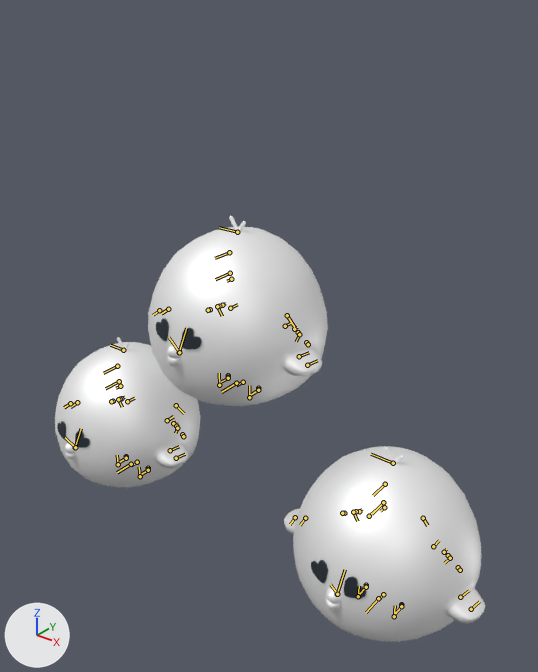
The glTF model webar/assets/chr/doremi_v01.gltf, before and after one commit.
The view is the same before and after, from a 50 mm camera at (2.44, -2.79, 3.13) aimed at (0.12, 0.11, 1.33). Arrows for +X, +Y and +Z are at lower left; the lights stay in place. The bones that bend it are drawn over the model as lines.

The first picture shows 'eye_heart_L3', 'eye_heart_L4', 'eye_heart_R3'.
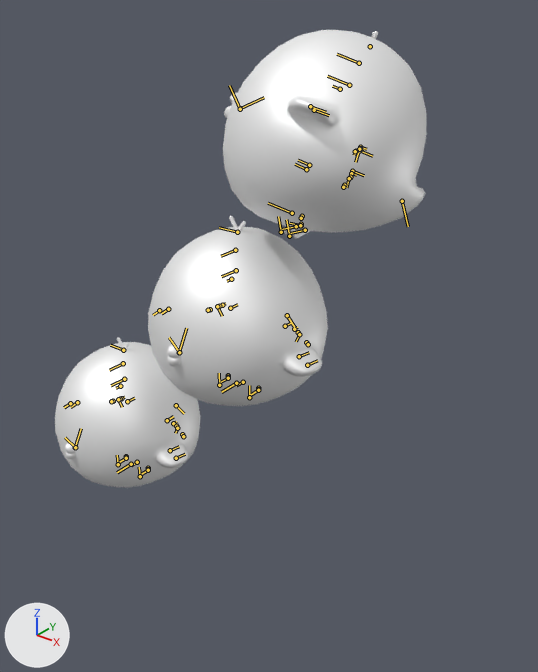
The newer file adds an action. The first version stands in its rest pose; the second is drawn at frame 24 of the action 'win'.

Changed parts and their boxes (x1, y1, x2, y2) in the pictures (538 x 672 px):
'eye_heart_R3', posed (7% taller): before (284, 446, 485, 642); after (223, 30, 427, 239)
'eye_heart_L3', posed: (148, 216, 328, 406) in both
'eye_heart_L4', posed: (55, 337, 200, 487) in both
bone 'Bip001 Pelvis', root to tip: before (383, 594) to (378, 600); after (301, 225) to (289, 223)
bone 'Bip001 Spine', root to tip: before (378, 598) to (366, 612); after (292, 213) to (268, 203)
bone 'Bip001 L Foot', root to tip: before (401, 606) to (394, 615); after (305, 230) to (289, 233)
bone 'Bip001 R Foot', root to tip: before (366, 587) to (358, 595); after (296, 226) to (280, 229)
bone 'Bip001 Head', root to tip: before (383, 502) to (372, 514); after (349, 85) to (327, 76)
bone 'Bone001', root to tip: before (393, 463) to (371, 454); after (370, 46) to (370, 48)
bone 'Bone003', root to tip: before (337, 594) to (345, 569); after (240, 108) to (264, 97)
bone 'Bone004', root to tip: before (337, 594) to (330, 584); after (240, 109) to (229, 85)
bone 'Bone006', root to tip: before (471, 609) to (479, 601); after (310, 106) to (326, 112)
bone 'Bone008', root to tip: before (295, 517) to (290, 524); after (306, 169) to (295, 164)
bone 'Bip001 Head', root to tip: before (119, 381) to (105, 388); after (124, 379) to (111, 385)
bone 'Bip001 Head', root to tip: before (230, 273) to (215, 279); after (236, 270) to (221, 276)

What changed in the scene script:
```text
Change bone_rig_object:
    where bone_rig_object = bpy.data.objects['Bip001']  # the whole rig 'Bip001'
    bone_rig_object.location: (1.0, 0.022, 0.04) -> (0.368, 0.022, 1.934)
Change bone_bip001_pelvis:
    where bone_bip001_pelvis = bpy.data.objects['Bip001'].pose.bones['Bip001 Pelvis']
    bone_bip001_pelvis.location: (0.0, 0.0, 0.0) -> (0.101, -0.005, 0.015)
    bone_bip001_pelvis.rotation_quaternion: (1.0, 0.0, 0.0, 0.0) -> (0.915, -0.367, 0.062, -0.155)  # degrees (0, 0, 0) -> degrees (-44, 0, -19)
Change bone_bip001_spine:
    where bone_bip001_spine = bpy.data.objects['Bip001'].pose.bones['Bip001 Spine']  # child of 'Bip001 Pelvis'
    bone_bip001_spine.location: (0.0, 0.0, 0.0) -> (0.035, 0.0, -0.002)
    bone_bip001_spine.rotation_quaternion: (1.0, 0.0, 0.0, 0.0) -> (0.984, -0.124, 0.08, -0.102)  # degrees (0, 0, 0) -> degrees (-15, 8, -13)
Change bone_bip001_l_foot:
    where bone_bip001_l_foot = bpy.data.objects['Bip001'].pose.bones['Bip001 L Foot']  # child of 'Bip001 L Calf'
    bone_bip001_l_foot.location: (0.0, 0.0, 0.0) -> (0.036, -0.039, 0.027)
    bone_bip001_l_foot.rotation_quaternion: (1.0, 0.0, 0.0, 0.0) -> (0.944, -0.103, -0.116, -0.291)  # degrees (0, 0, 0) -> degrees (-8, -16, -33)
Change bone_bip001_r_foot:
    where bone_bip001_r_foot = bpy.data.objects['Bip001'].pose.bones['Bip001 R Foot']  # child of 'Bip001 R Calf'
    bone_bip001_r_foot.location: (0.0, 0.0, 0.0) -> (0.006, 0.02, 0.017)
    bone_bip001_r_foot.rotation_quaternion: (1.0, 0.0, 0.0, 0.0) -> (0.944, -0.103, -0.116, -0.291)  # degrees (0, 0, 0) -> degrees (-8, -16, -33)
Change bone_bip001_head:
    where bone_bip001_head = bpy.data.objects['Bip001'].pose.bones['Bip001 Head']  # child of 'Bip001 Neck'
    bone_bip001_head.location: (0.0, 0.0, 0.0) -> (0.0, -0.046, 0.0)
Change bone_bone001:
    where bone_bone001 = bpy.data.objects['Bip001'].pose.bones['Bone001']  # child of 'Bip001 Spine'
    bone_bone001.rotation_quaternion: (1.0, 0.0, 0.0, 0.0) -> (0.985, 0.0, 0.0, -0.172)  # degrees (0, 0, 0) -> degrees (0, 0, -20)
Change bone_bone003:
    where bone_bone003 = bpy.data.objects['Bip001'].pose.bones['Bone003']  # child of 'Bip001 Spine'
    bone_bone003.rotation_quaternion: (1.0, 0.0, 0.0, 0.0) -> (0.992, 0.0, 0.0, 0.129)  # degrees (0, 0, 0) -> degrees (0, 0, 15)
Change bone_bone004:
    where bone_bone004 = bpy.data.objects['Bip001'].pose.bones['Bone004']  # child of 'Bip001 Spine'
    bone_bone004.rotation_quaternion: (1.0, 0.0, 0.0, 0.0) -> (0.99, 0.0, 0.0, -0.144)  # degrees (0, 0, 0) -> degrees (0, 0, -17)
Change bone_bone006:
    where bone_bone006 = bpy.data.objects['Bip001'].pose.bones['Bone006']  # child of 'Bone005'
    bone_bone006.location: (0.0, 0.0, 0.0) -> (-0.004, 0.0, 0.012)
Change bone_bone008:
    where bone_bone008 = bpy.data.objects['Bip001'].pose.bones['Bone008']  # child of 'Bone007'
    bone_bone008.location: (0.0, 0.0, 0.0) -> (-0.006, 0.001, 0.006)
    bone_bone008.rotation_quaternion: (1.0, 0.0, 0.0, 0.0) -> (1.0, -0.002, -0.009, -0.001)  # degrees (0, 0, 0) -> degrees (0, -1, 0)
Change bone_bip001_head_:
    where bone_bip001_head_ = bpy.data.objects['Bip002'].pose.bones['Bip001 Head']  # child of 'Bip001 Neck'
    bone_bip001_head_.location: (0.0, 0.0, 0.0) -> (0.0, -0.046, 0.0)
Change bone_bip001_head__:
    where bone_bip001_head__ = bpy.data.objects['Bip003'].pose.bones['Bip001 Head']  # child of 'Bip001 Neck'
    bone_bip001_head__.location: (0.0, 0.0, 0.0) -> (0.0, -0.046, 0.0)
```
